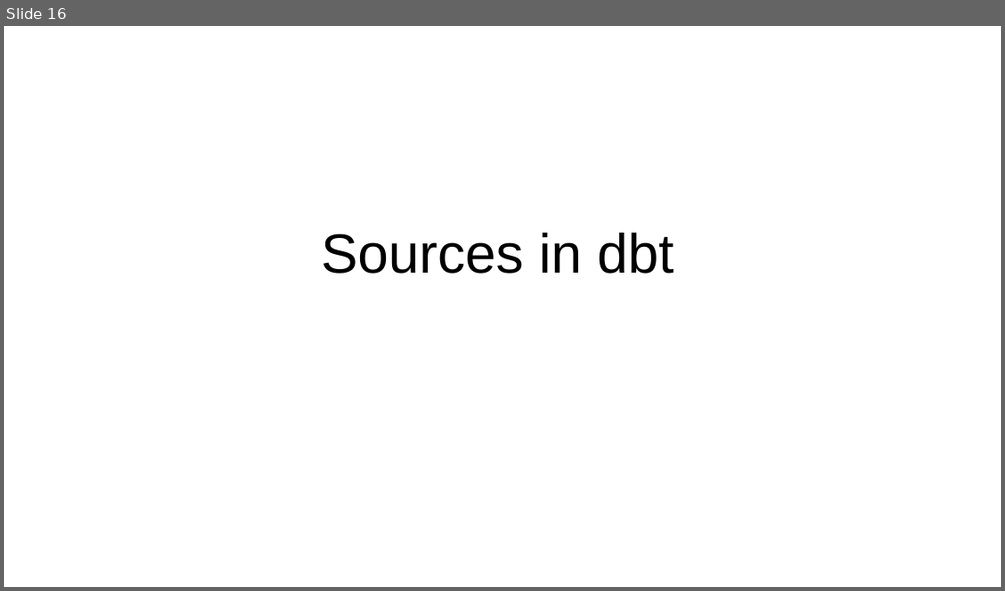
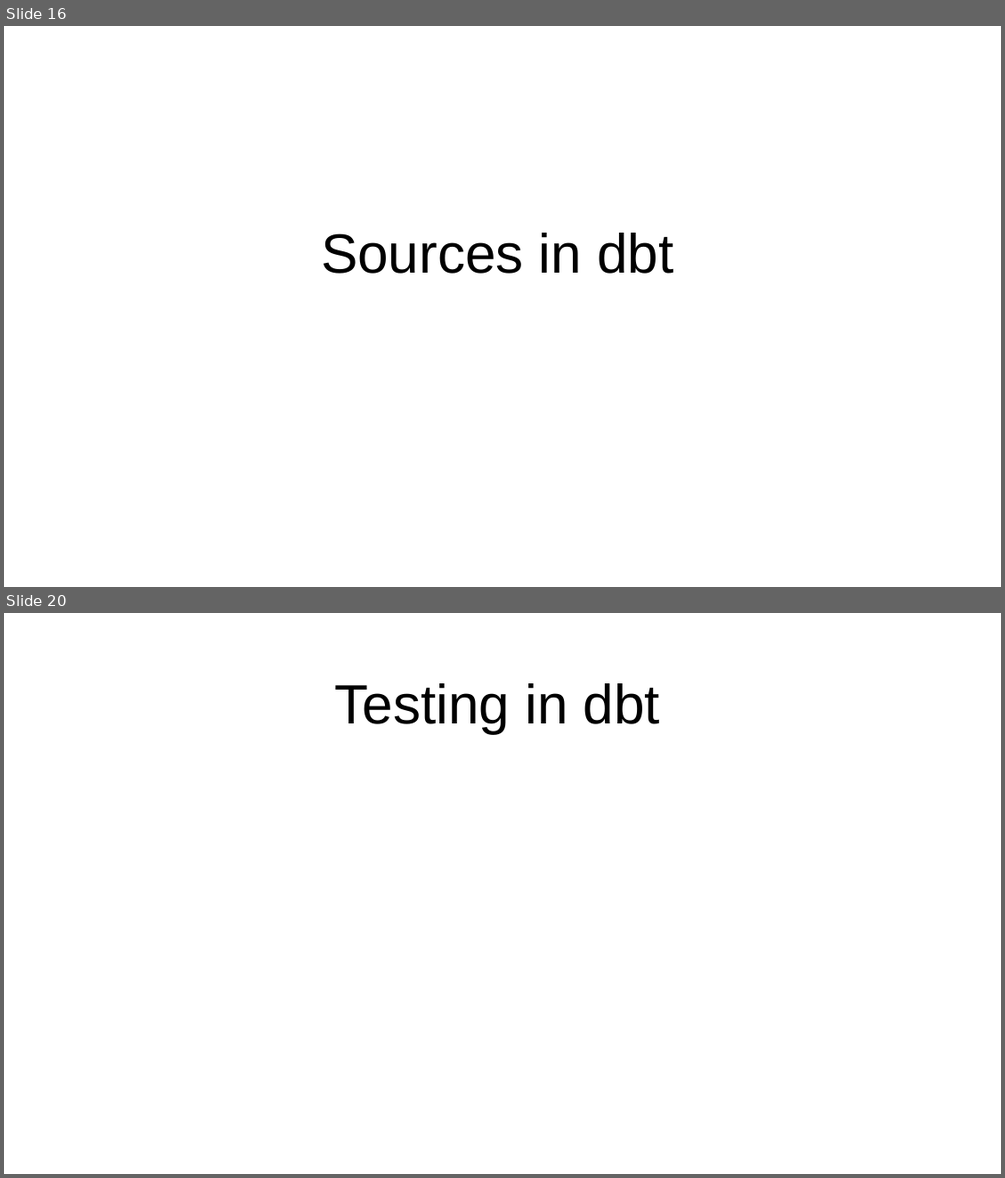
Before and after one commit to mossdet/dlp_data_eng, a slide deck: Notes/04_01_Analytics_Engineering.odp. Shown one above the other, each under a label of ours: slide 16 before the commit, slides 16 and 20 after it; the slides between them are not shown. The pictures are 1005x591 and 1005x1178 pixels, drawn with LibreOffice and Linux fonts; fonts in the diff are those of the drawing. Boxes give left, top, right and bottom in pixels: in the first picture for what was removed or moved away, otherwise in the second. Text is boxed around its words. In the diff, an @@ line names an element or a change of style, - is before the commit and + after.

```diff
--- a/Notes/04_01_Analytics_Engineering.odp
+++ b/Notes/04_01_Analytics_Engineering.odp
@@ slide 20 added at [4,613,1001,1174], background #FFFFFF @@
@@ title added at [335,683,660,733], 44 pt, text #000000 @@
+Testing in dbt
```
Also in this commit, not shown: 12 other slides added, 1 slide removed, 1 other file.
